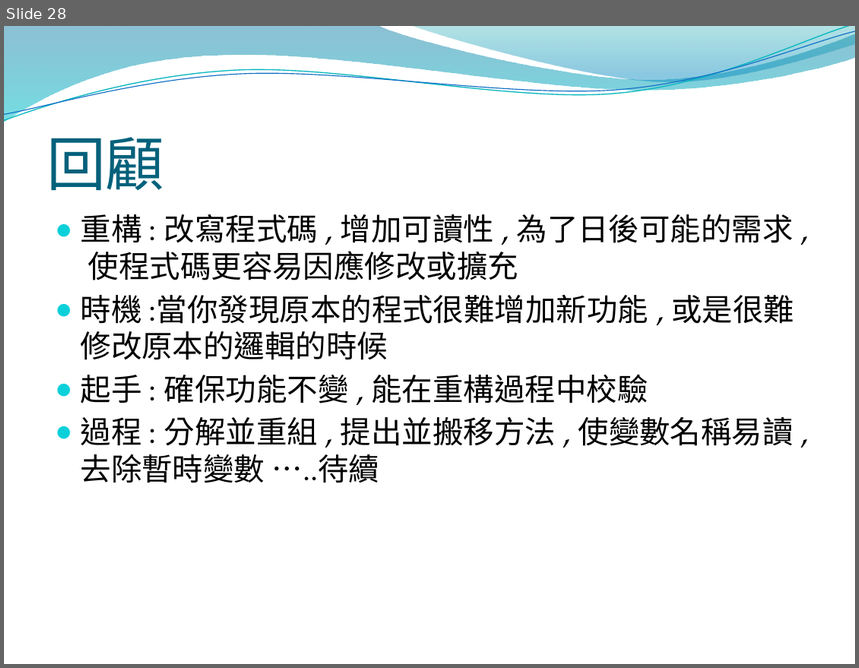
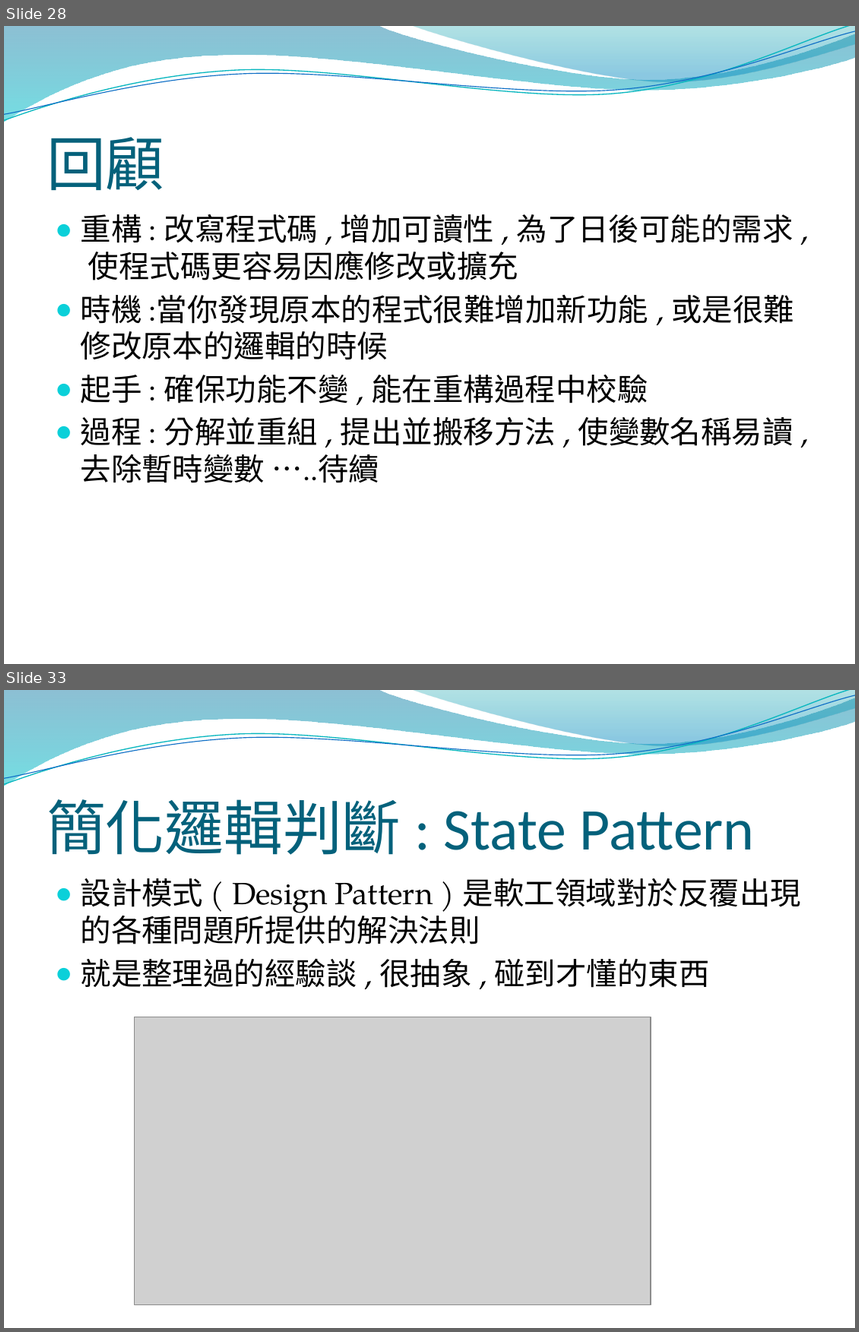
Before and after one commit to DavidLai0927/Assignment, a slide deck: Refactoring/Refactoring 0~1.3.pptx. Shown one above the other, each under a label of ours: slide 28 before the commit, slides 28 and 33 after it; the slides between them are not shown. The pictures are 859x668 and 859x1332 pixels, drawn with LibreOffice and Linux fonts; fonts in the diff are those of the drawing; grey boxes stand for pictures; background and template pictures are left out. Boxes give left, top, right and bottom in pixels: in the first picture for what was removed or moved away, otherwise in the second. Text is boxed around its words. In the diff, an @@ line names an element or a change of style, - is before the commit and + after.

```diff
--- a/Refactoring/Refactoring 0~1.3.pptx
+++ b/Refactoring/Refactoring 0~1.3.pptx
@@ slide 33 added at [4,690,855,1328], background picture (left out); not listed: 4 template elements that a slide beside it also shows @@
@@ title added at [47,799,755,855], 50 pt, text #04617B @@
+簡化邏輯判斷 : State Pattern
@@ text added at [81,878,801,988], 26 pt, text #000000 @@
+● 設計模式 ( Design Pattern ) 是軟工領域對於反覆出現的各種問題所提供的解決法則
+● 就是整理過的經驗談 , 很抽象 , 碰到才懂的東西
@@ picture added at [135,1017,651,1306] @@
```
Also in this commit, not shown: 2 slides changed, 15 other slides added.
